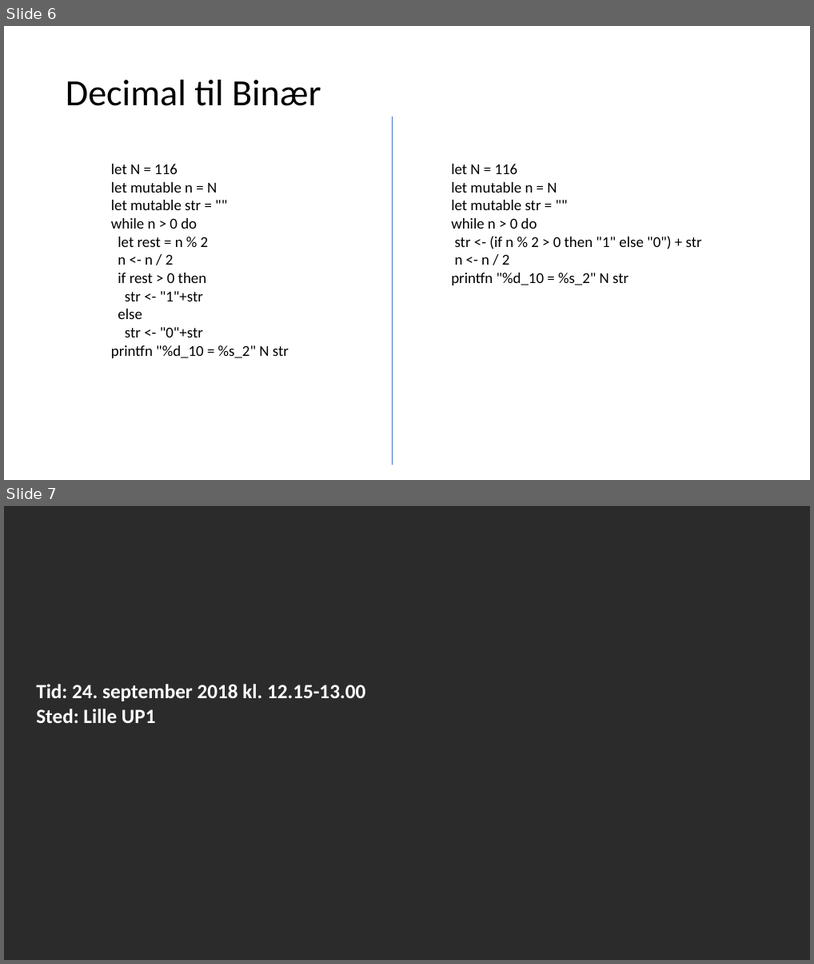
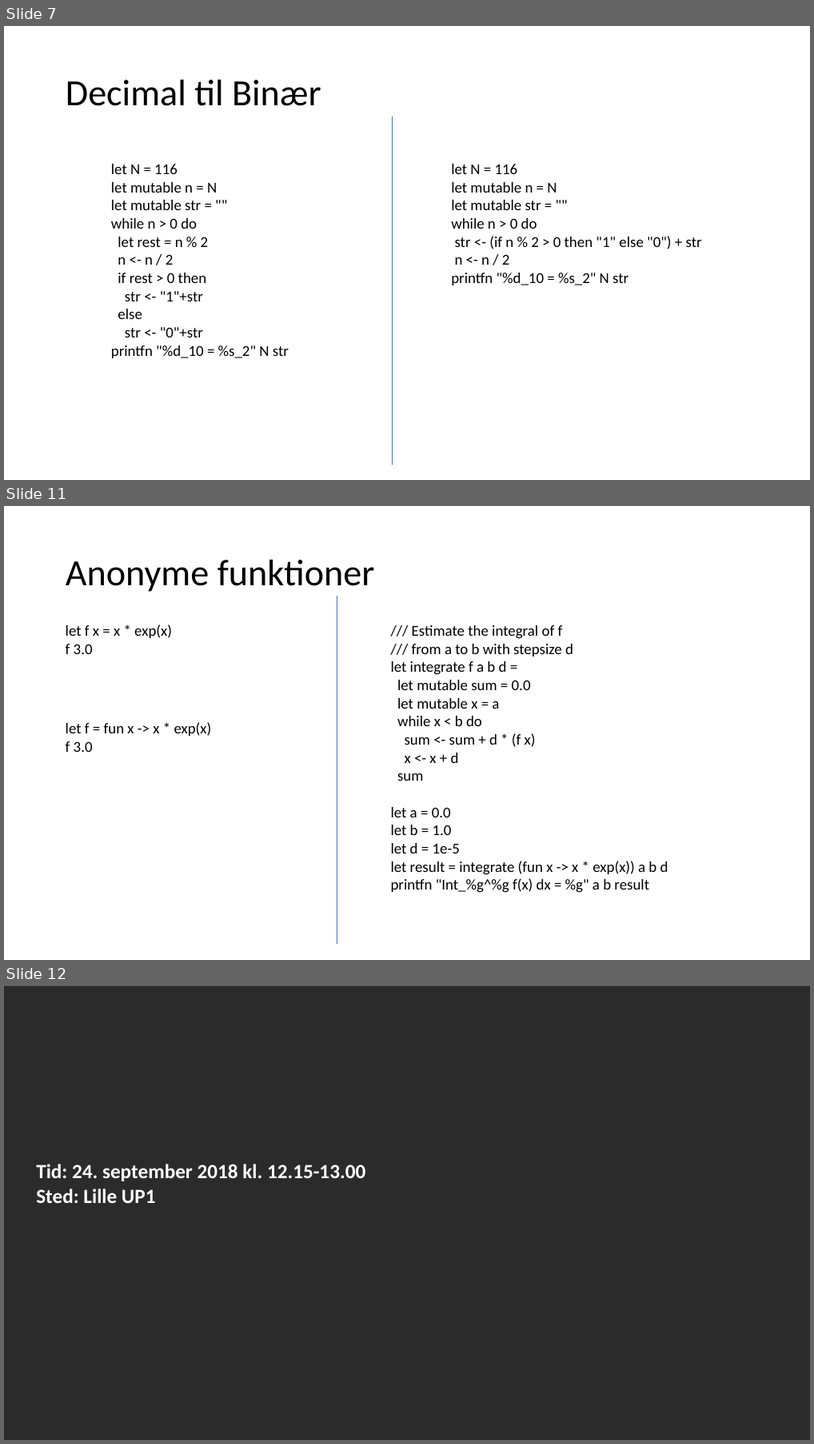
Before and after one commit to fisterloegsovs/pop22, a slide deck: lectures/3.3ConditionalsTuplesNFunctions/lecture.pptx. Shown one above the other, each under a label of ours: slides 6 and 7 before the commit, slides 7, 11 and 12 after it; the slides between them are not shown. The pictures are 814x964 and 814x1444 pixels, drawn with LibreOffice and Linux fonts; fonts in the diff are those of the drawing; background and template pictures are left out; a plain dark background stands for a picture behind light text. Boxes give left, top, right and bottom in pixels: in the first picture for what was removed or moved away, otherwise in the second. Text is boxed around its words. In the diff, an @@ line names an element or a change of style, - is before the commit and + after.

```diff
--- a/lectures/3.3ConditionalsTuplesNFunctions/lecture.pptx
+++ b/lectures/3.3ConditionalsTuplesNFunctions/lecture.pptx
@@ slide 11 added at [4,506,810,960], background #FFFFFF @@
@@ title added at [66,560,375,592], 44 pt, text #000000 @@
+Anonyme funktioner
@@ line added from (338, 596) to (338, 944), #4472C4 0.5 pt @@
@@ text added at [66,624,172,654], 18 pt, text #000000 @@
+let f x = x * exp(x)
+f 3.0
@@ text added at [391,625,669,892], 18 pt, text #000000 @@
+/// Estimate the integral of f
+/// from a to b with stepsize d
+let integrate f a b d =
+let mutable sum = 0.0
+let mutable x = a
+while x < b do
+sum <- sum + d * (f x)
+x <- x + d
+sum
+let a = 0.0
+let b = 1.0
+let d = 1e-5
+let result = integrate (fun x -> x * exp(x)) a b d
+printfn "Int_%g^%g f(x) dx = %g" a b result
@@ text added at [66,722,212,752], 18 pt, text #000000 @@
+let f = fun x -> x * exp(x)
+f 3.0
@@ what was slide 6 is now slide 7 @@
@@ what was slide 7 is now slide 12 @@
```
Also in this commit, not shown: 1 slide changed, 4 other slides added, 7 other files.
